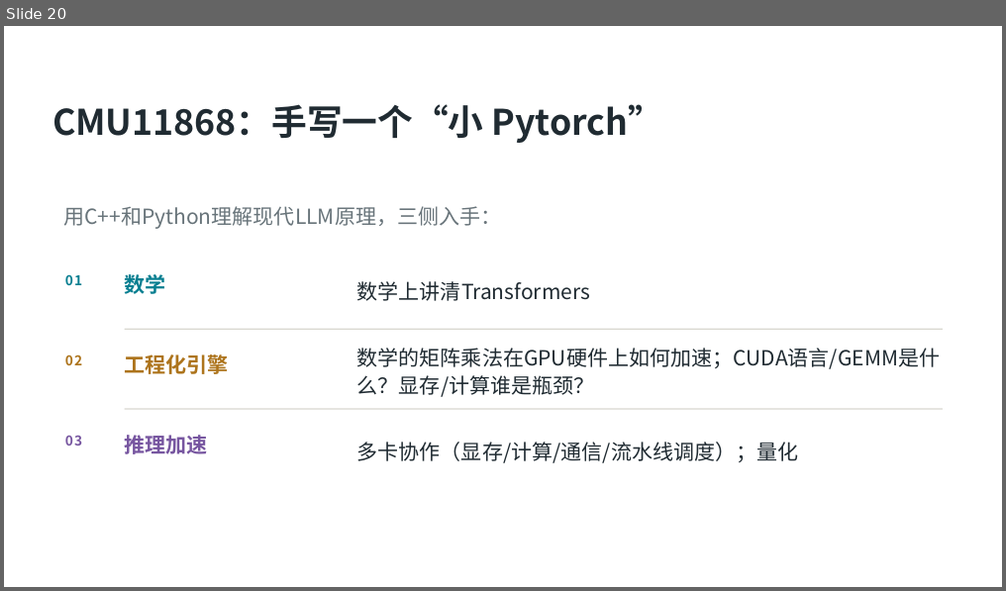
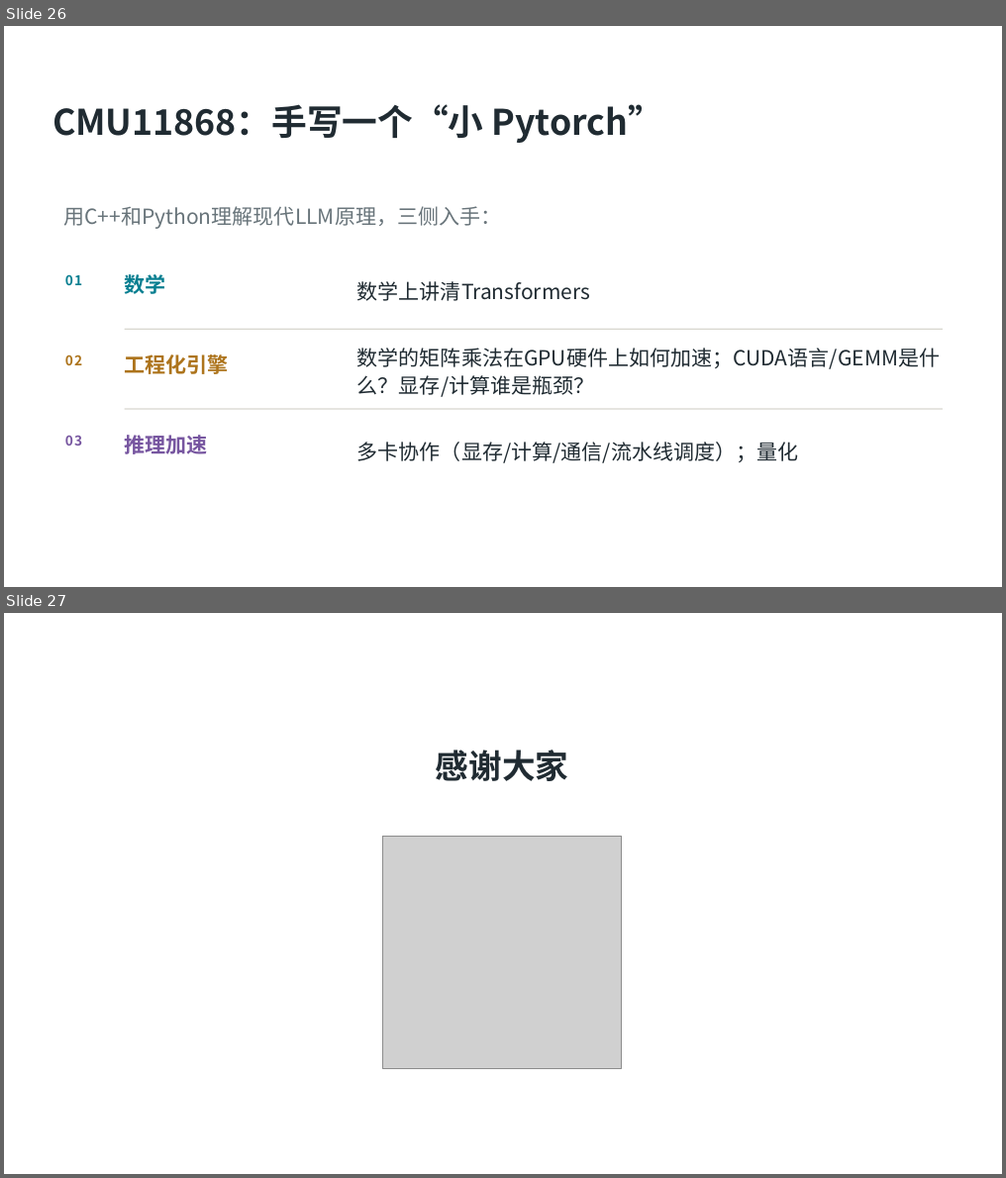
Before and after one commit to SCPZ24/AgentFlow-Salon, a slide deck: PPTs/EP3/Meeting03.pptx. Shown one above the other, each under a label of ours: slide 20 before the commit, slides 26 and 27 after it. The pictures are 1006x591 and 1006x1178 pixels, drawn with LibreOffice and Linux fonts; fonts in the diff are those of the drawing; grey boxes stand for pictures; background and template pictures are left out. Boxes give left, top, right and bottom in pixels: in the first picture for what was removed or moved away, otherwise in the second. Text is boxed around its words. In the diff, an @@ line names an element or a change of style, - is before the commit and + after.

```diff
--- a/PPTs/EP3/Meeting03.pptx
+++ b/PPTs/EP3/Meeting03.pptx
@@ slide 27 added at (4,613,1002,1174), background #FFFFFF @@
@@ text added at (436,750,568,781), 32 pt, text #202B32, bold @@
+感谢大家
@@ picture added at (383,836,622,1069) @@
@@ what was slide 20 is now slide 26 @@
```
Also in this commit, not shown: 3 slides changed, 6 other slides added, 16 other files.
